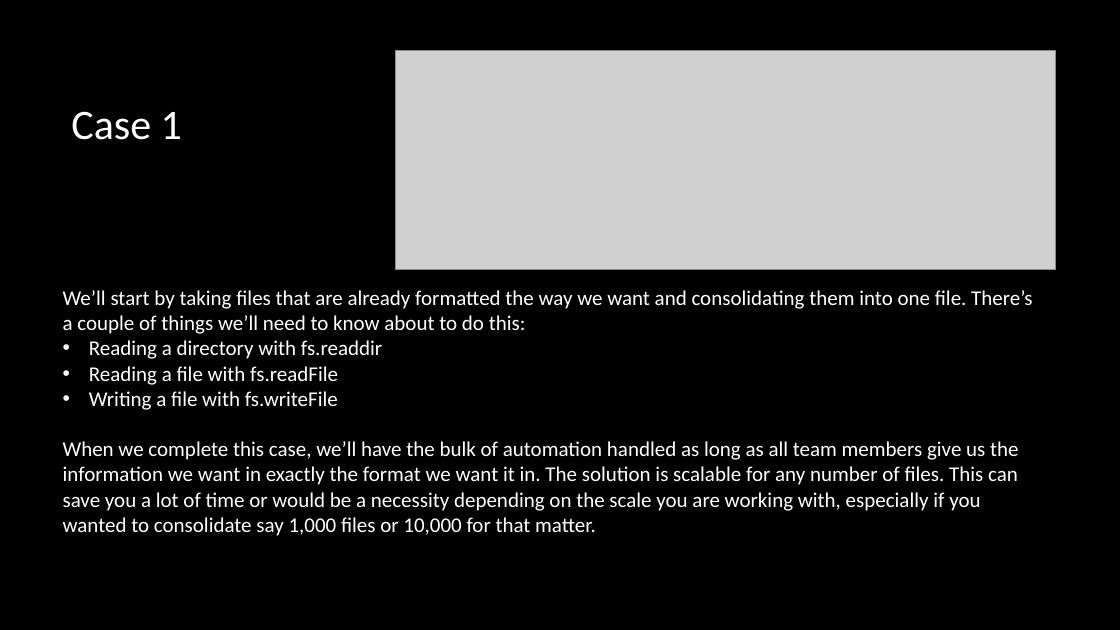
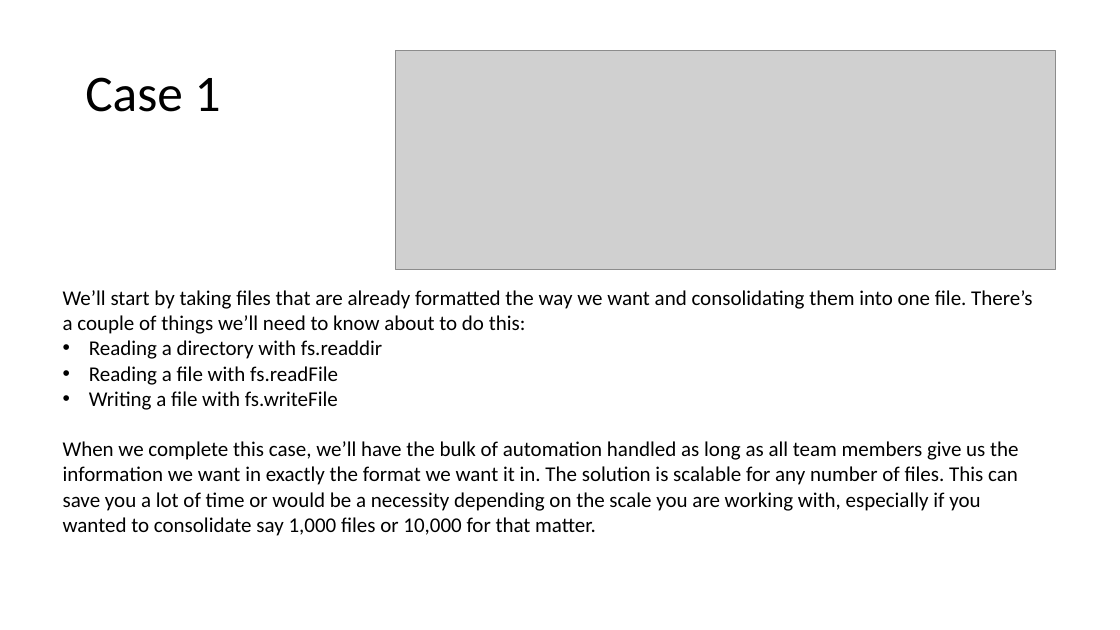
Before and after one commit to conduitl/csv_lesson, a slide deck: slide 4 of case1.pptx. Drawn at 1120x630 pixels with LibreOffice and Linux fonts; fonts in the diff are those of the drawing; grey boxes stand for pictures; background and template pictures are left out. Boxes give left, top, right and bottom in pixels: in the first picture for what was removed or moved away, otherwise in the second. Text is boxed around its words. In the diff, an @@ line names an element or a change of style, - is before the commit and + after.

```diff
--- a/case1.pptx
+++ b/case1.pptx
@@ background picture (left out) to #FFFFFF @@
@@ title "Case 1": place and size @@
-title "Case 1" at <box>71,111,182,140</box>
+title "Case 1" at <box>85,77,221,112</box>
@@ title "Case 1" at <box>85,77,221,112</box>: size 36 to 44 pt, text colour #FFFFFF to #000000; line spacing 1 to 0.9 @@
@@ text "We’ll start by taking files ..." at <box>63,290,1032,536</box>: text colour #FFFFFF to #000000 @@
```
Also in this commit, not shown: 15 other slides changed, 1 slide added, 2 other files.
